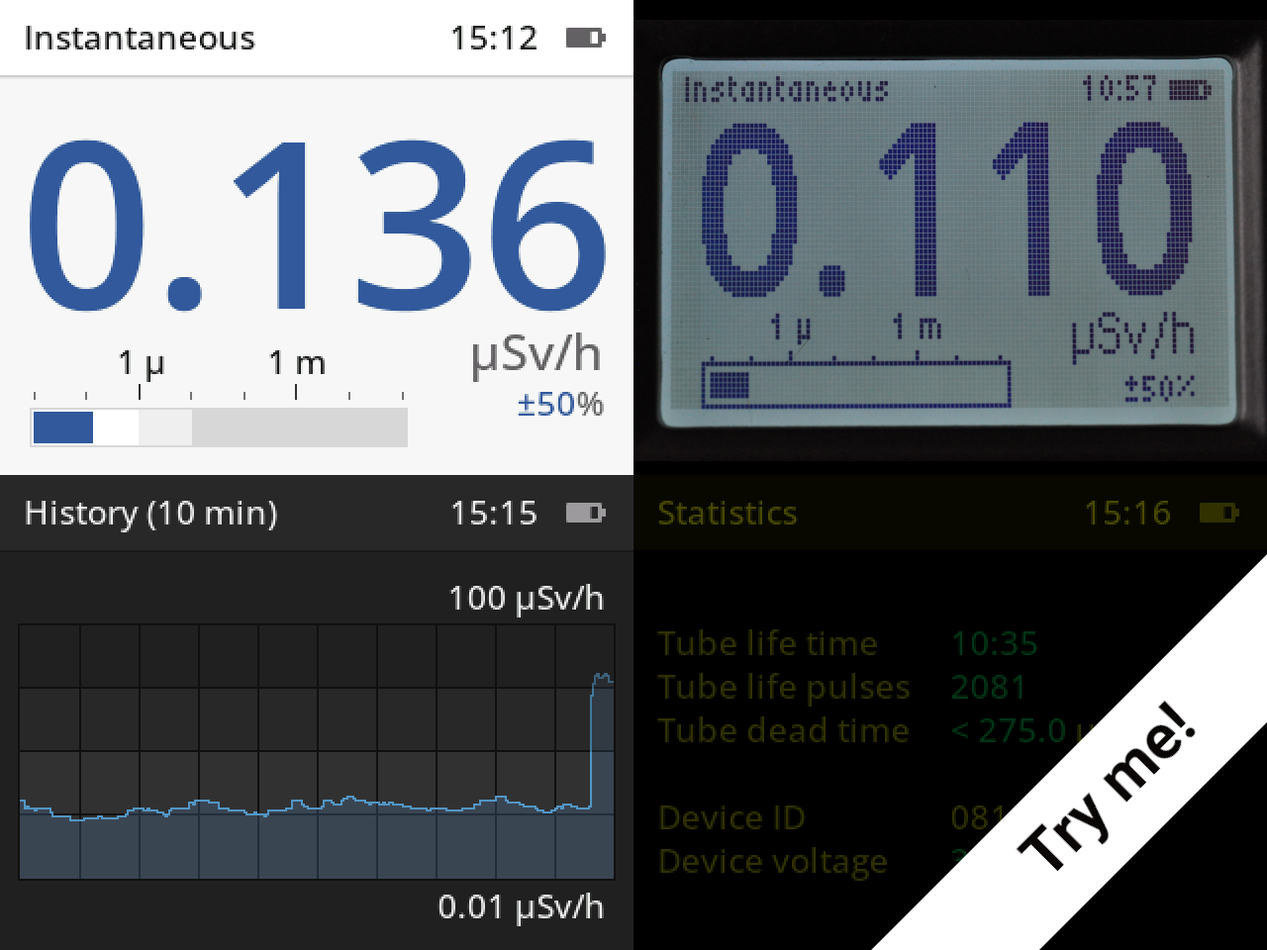
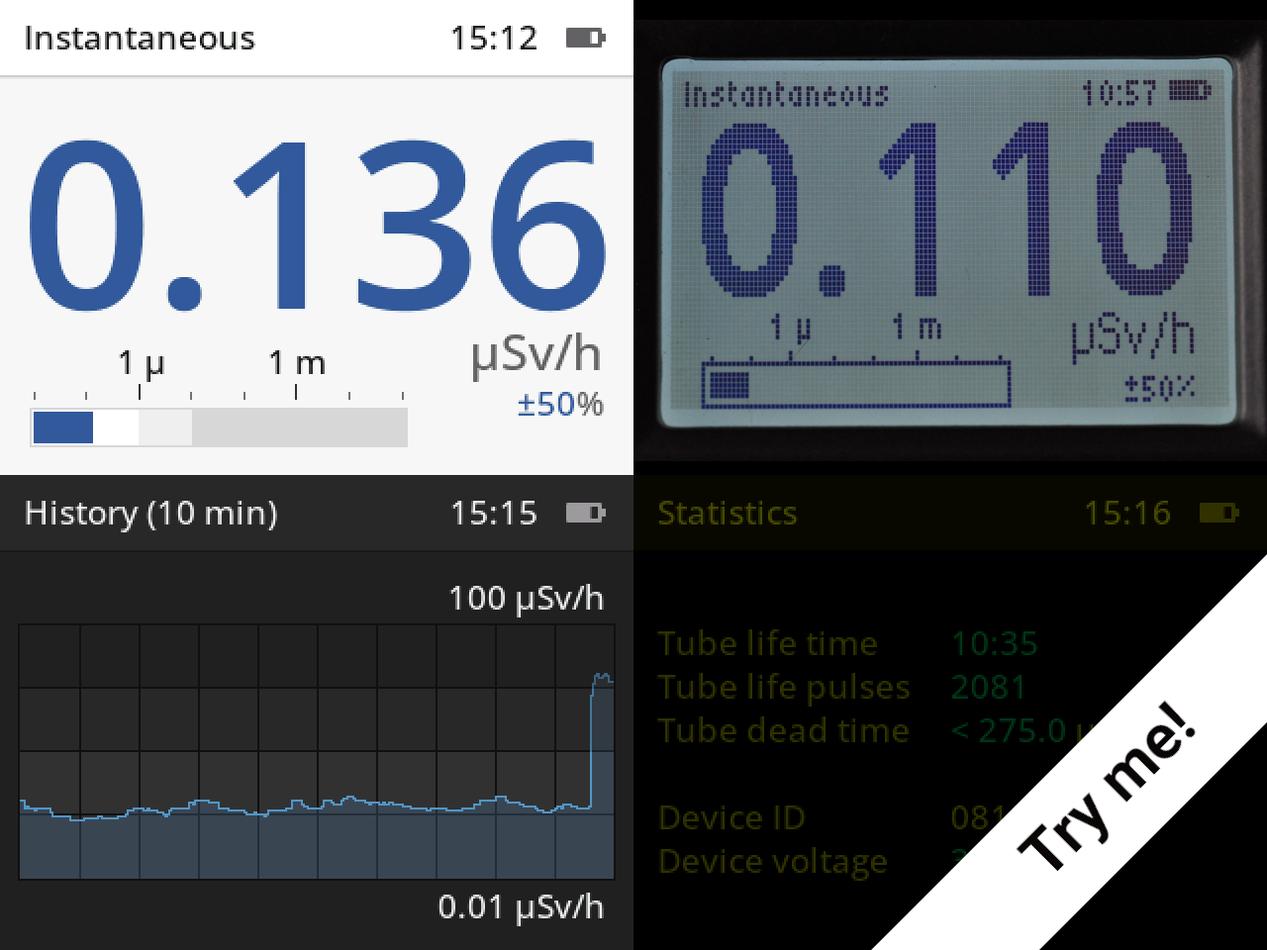
Revision of a layered 1267 × 950 image; what changed, layer by layer:
painted on "radpro-title.png" over [683, 74, 1159, 110]
